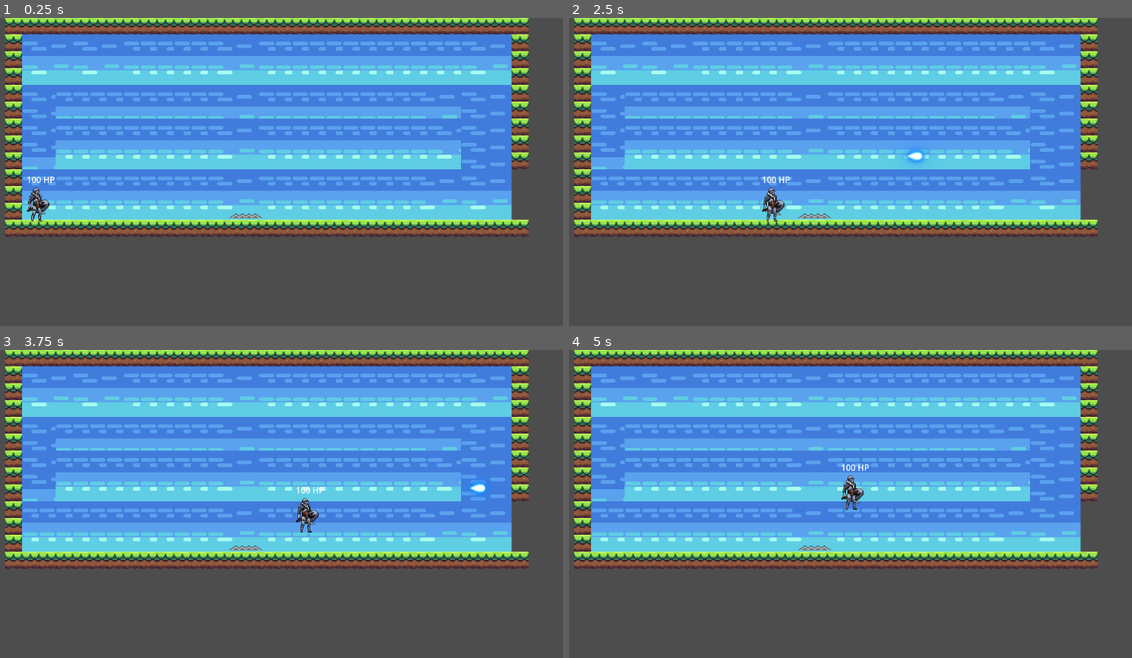
Above: before the commit, frames 1-4 (two rows, left to right).
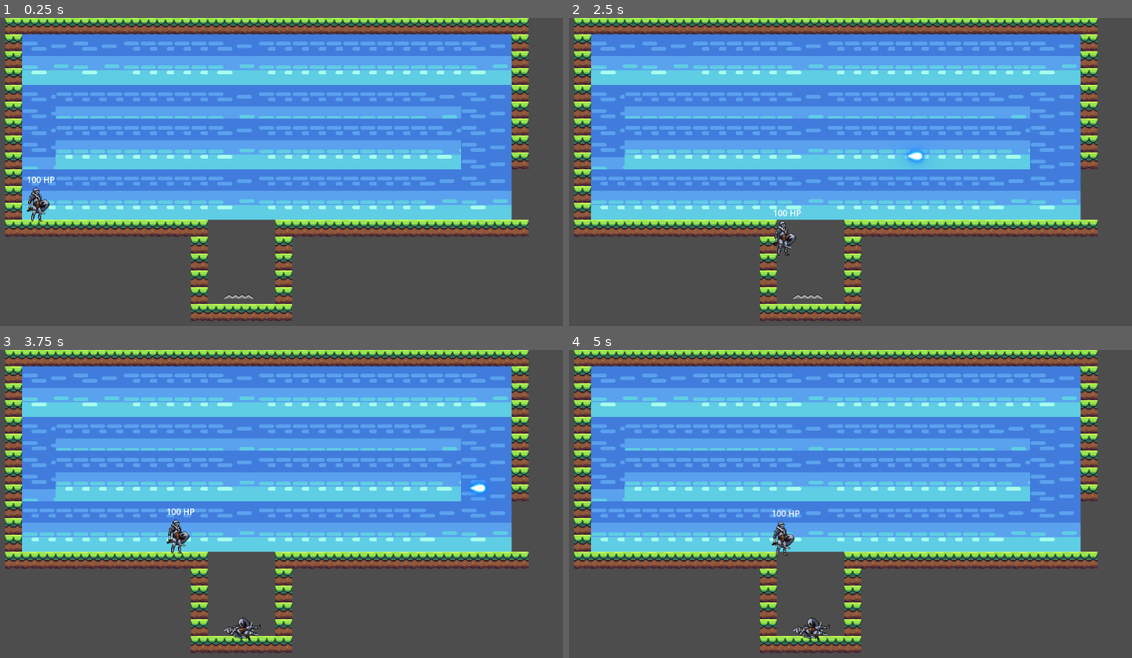
Above: after the commit, the same moments.

Repository: samakshsethi/gmtk_loop
Game: Godot game, scene res://game.tscn
The game is run twice, just before and just after one commit, with the same random seed, the same clock (stepped at 60 frames per second) and the same inputs.
Inputs:
- Up to frame 1 (0.25 s): no input
- Up to frame 2 (2.5 s): tap Enter (ui_accept) at 0.5, 0.77, 1.52 s; hold Right (move_right) 0.53-2.03 s; hold Left (move_left) from 2.03 s (still down)
- Up to frame 3 (3.75 s): release Left (move_left) at 2.78 s; hold Right (move_right) from 2.78 s (still down); tap Enter (ui_accept) at 3.02 s
- Up to frame 4 (5 s): tap Enter (ui_accept) at 3.77, 4.52 s; release Right (move_right) at 4.28 s; hold Left (move_left) from 4.28 s (still down)

The runs differ from the first frame. In frame 1, 3.1% of the frame differs, in the area x 33-52%, y 63-99%; in frame 2, 3.5%; in frame 3, 3.8%; in frame 4, 3.8%, in the area x 33-54%, y 37-99%.

Commit message:
made level 1 gap instead of spikes

Diff:
--- a/world/level_base.tscn
+++ b/world/level_base.tscn
@@ -327,7 +327,7 @@
 position = Vector2(9, -1)
 tile_set = SubResource("TileSet_fc0e3")
 format = 2
-layer_0/tile_data = PackedInt32Array(2, 2031617, 5, 3, 20316 …(3327 unchanged characters)… 44, 2031617, 5, 786445, 2031617, 5, 786446, 2031617, 5, 786447, 2031617, 5, 786448, 2031617, 5, 786449, 2031617, 5, 786450, 2031617, 5, 786451, 2031617, 5, 786452, 2031617, 5)
+layer_0/tile_data = PackedInt32Array(2, 2031617, 5, 3, 20316 …(3327 unchanged characters)… 44, 2031617, 5, 786445, 2031617, 5, 786450, 2031617, 5, 786451, 2031617, 5, 786452, 2031617, 5, 851981, 2031617, 5, 917517, 2031617, 5, 983053, 2031617, 5, 1048589, 2031617, 5, 1114125, 2031617, 5, 1114126, 2031617, 5, 1114127, 2031617, 5, 1114128, 2031617, 5, 1114129, 2031617, 5, 1114130, 2031617, 5, 1048594, 2031617, 5, 983058, 2031617, 5, 917522, 2031617, 5, 851986, 2031617, 5)
 
 [node name="good guys" type="Node" parent="."]
 
@@ -337,4 +337,4 @@
 [node name="bad guys" type="Node" parent="."]
 
 [node name="Spike" parent="." instance=ExtResource("5_qqhmf")]
-position = Vector2(529, 376)
+position = Vector2(516, 529)
